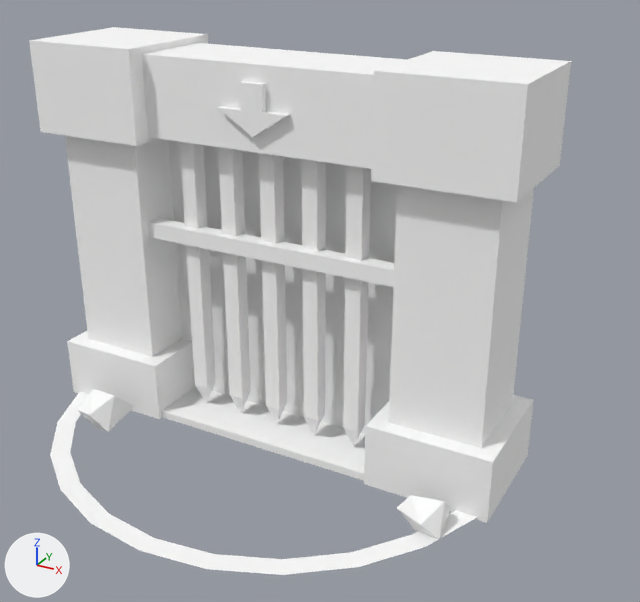
The glTF model minescat-lowpoly/models/glb/Portal_Down.glb: old version first, new version second.
Rendered twice from a 50 mm camera at (2.65, -4.35, 3.11) aimed at (0.3, -0.08, 0.97). Every picture has the same lights, and +X, +Y and +Z are marked at lower left. The first picture is the older version. Vertices at exactly the same position are counted once.

Before the edit, the objects in view are built like this:
```python
me_portal_down_frame_001 = bpy.data.meshes.new('Portal_Down_Frame.001')
me_portal_down_frame_001.from_pydata(...)  # 98 vertices, 117 faces; spans x -1.52..1.52, y -0.75..0.38, z 0.0..2.4
me_portal_down_frame_001.materials.append(mat_m_palette)  # white #ffffff
me_portal_down_grate_3_001 = bpy.data.meshes.new('Portal_Down_Grate_3.001')
me_portal_down_grate_3_001.from_pydata(...)  # 13 vertices, 12 faces; spans x -0.05..0.05, y -0.05..0.05, z 0.0..1.86
me_portal_down_grate_3_001.materials.append(mat_m_palette)  # white #ffffff
me_portal_down_swirl_001 = bpy.data.meshes.new('Portal_Down_Swirl.001')
me_portal_down_swirl_001.from_pydata(...)  # 61 vertices, 108 faces; spans x -0.89..0.89, y 0.0, z -0.89..0.89
me_portal_down_swirl_001.materials.append(mat_m_palette_portal)  # white #ffffff
ob_portal_down_frame = bpy.data.objects.new('Portal_Down_Frame', me_portal_down_frame_001)
ob_portal_down_frame.location = (0.0, 0.0, 0.0)
ob_portal_down_grate_3 = bpy.data.objects.new('Portal_Down_Grate_3', me_portal_down_grate_3_001)
ob_portal_down_grate_3.location = (0.28, -0.12, 0.05)
ob_portal_down_swirl = bpy.data.objects.new('Portal_Down_Swirl', me_portal_down_swirl_001)
ob_portal_down_swirl.location = (0.0, 0.05, 0.975)
# also in view: 'Portal_Down_Grate_X' at (0.0, -0.17, 1.27); 'Portal_Down_Grate_1' at (-0.28, -0.12, 0.98); 'Portal_Down_Grate_2' at (0.0, -0.12, 0.98); 'Portal_Down_Pad' at (0.0, 0.0, 0.02); 'Portal_Down_Grate_0' at (-0.56, -0.12, 0.98)
```
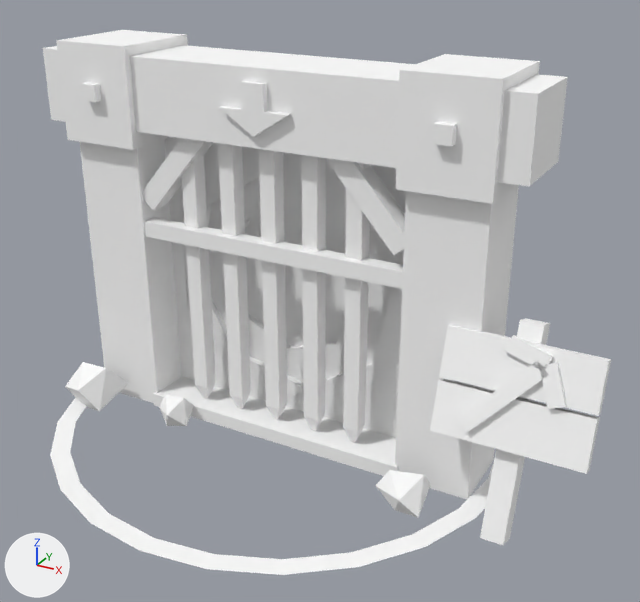
What differs and where, as boxes [x1, y1, x2, y2] in the pictures (640 x 602 px; the box of a moved part takes in the faces that stretch with it):
'Portal_Down_Frame', reshaped
    before: [29, 27, 571, 539]
    after: [43, 30, 611, 545]
'Portal_Down_Swirl', reshaped
    before: [179, 152, 395, 407]
    after: [181, 153, 404, 408]
part 1 of me_portal_down_frame_001, moved or reshaped
    before: [65, 136, 182, 357]
    after: [80, 140, 181, 403]
part 2 of me_portal_down_frame_001, moved or reshaped
    before: [29, 27, 208, 146]
    after: [56, 30, 188, 150]
part 3 of me_portal_down_frame_001, moved or reshaped
    before: [389, 185, 534, 448]
    after: [395, 185, 519, 499]
part 4 of me_portal_down_frame_001, moved or reshaped
    before: [371, 51, 571, 203]
    after: [395, 54, 540, 204]
part 5 of me_portal_down_frame_001, moved or reshaped
    before: [162, 387, 365, 481]
    after: [43, 45, 568, 187]
part 6 of me_portal_down_frame_001, moved or reshaped
    before: [67, 331, 196, 419]
    after: [153, 377, 398, 476]
part 7 of me_portal_down_frame_001, deleted
    before: [397, 495, 450, 539]
part 8 of me_portal_down_frame_001, deleted
    before: [77, 389, 134, 432]
part 9 of me_portal_down_frame_001, deleted
    before: [364, 395, 534, 523]
part 10 of me_portal_down_frame_001, reshaped
    before: [142, 43, 406, 169]
    after: [81, 83, 611, 545]
part 11 of me_portal_down_frame_001, added
    after: [65, 362, 194, 426]

Patch to the scene script:
```diff
--- a/minescat-lowpoly/models/glb/Portal_Down.glb.py
+++ b/minescat-lowpoly/models/glb/Portal_Down.glb.py
@@ me_portal_down_frame_001 @@
 # used by ob_portal_down_frame; location = (0.0, 0.0, 0.0)
-me_portal_down_frame_001.from_pydata(...)  # 98 vertices, 117 faces; spans x -1.52..1.52, y -0.75..0.38, z 0.0..2.4
+me_portal_down_frame_001.from_pydata(...)  # 170 vertices, 207 faces; spans x -1.54..2.02, y -0.6..0.3, z -0.02..2.4
+# me_portal_down_frame_001 part 1: the loose piece of 8 vertices spanning x -1.42..-0.86, y -0.28..0.28, z 0.4..1.85 is scaled about its middle by (0.821, 0.821, 1.32), then moved by (0.02, 0.0, -0.17)
+# me_portal_down_frame_001 part 2: the loose piece of 8 vertices spanning x -1.52..-0.76, y -0.38..0.38, z 1.85..2.4 is scaled about its middle by (0.684, 0.789, 1.09), then moved by (0.02, 0.0, -0.03)
+# me_portal_down_frame_001 part 3: the loose piece of 8 vertices spanning x 0.86..1.42, y -0.28..0.28, z 0.4..1.85 is scaled about its middle by (0.821, 0.821, 1.32), then moved by (-0.02, 0.0, -0.17)
+# me_portal_down_frame_001 part 4: the loose piece of 8 vertices spanning x 0.76..1.52, y -0.38..0.38, z 1.85..2.4 is scaled about its middle by (0.684, 0.789, 1.09), then moved by (-0.02, 0.0, -0.03)
+# me_portal_down_frame_001 part 5: the loose piece of 8 vertices spanning x -1.0..1.0, y -0.35..0.35, z 0.0..0.05 is scaled about its middle by (1.54, 0.743, 8.8), then moved by (0.0, 0.0, 2.09)
+# me_portal_down_frame_001 part 6: the loose piece of 8 vertices spanning x -1.52..-0.76, y -0.38..0.38, z 0.0..0.4 is scaled about its middle by (2.39, 0.605, 0.225), then moved by (1.14, -0.02, -0.16)
+# me_portal_down_frame_001 part 7: the loose piece of 8 vertices spanning x 1.05..1.35, y -0.71..-0.45, z 0.0..0.18 is deleted
+# me_portal_down_frame_001 part 8: the loose piece of 8 vertices spanning x -1.24..-0.88, y -0.75..-0.45, z 0.0..0.24 is deleted
+# me_portal_down_frame_001 part 9: the loose piece of 8 vertices spanning x 0.76..1.52, y -0.38..0.38, z 0.0..0.4 is deleted
+# me_portal_down_frame_001 part 10: 8 vertices removed from x -0.9..0.9, y -0.27..0.27, z 1.88..2.36; 88 vertices added at x -1.17..2.02, y -0.6..-0.05, z -0.02..2.17
+# me_portal_down_frame_001 part 11: 16 vertices added at x -1.51..-0.52, y -0.6..-0.24, z 0.0..0.3
+# other edits to the shape of me_portal_down_frame_001 do not show in these pictures
 me_portal_down_frame_001.materials.append(mat_m_palette)
@@ me_portal_down_swirl_001 @@
 # used by ob_portal_down_swirl; location = (0.0, 0.05, 0.975)
-me_portal_down_swirl_001.from_pydata(...)  # 61 vertices, 108 faces; spans x -0.89..0.89, y 0.0, z -0.89..0.89
+me_portal_down_swirl_001.from_pydata(...)  # 48 vertices, 86 faces; spans x -0.89..0.89, y 0.0..0.08, z -0.89..0.89
+# me_portal_down_swirl_001 part 12: the whole mesh is rebuilt
 me_portal_down_swirl_001.materials.append(mat_m_palette_portal)
```
